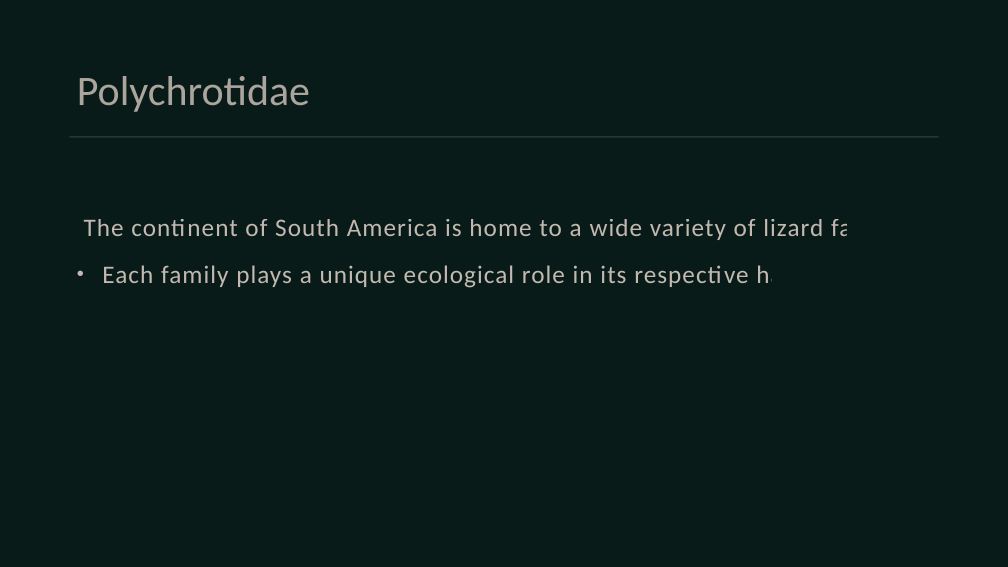
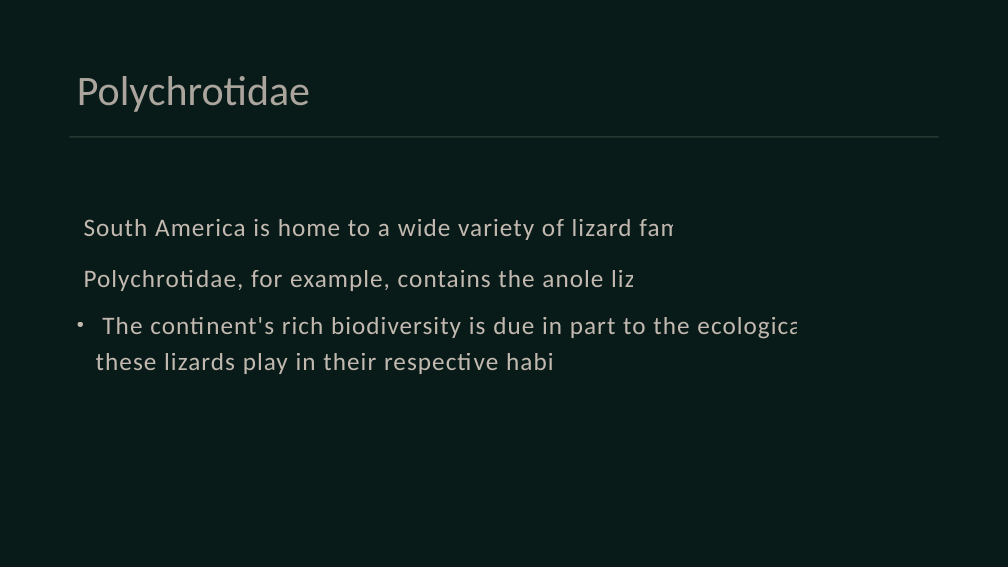
Before and after one commit to Rayaan-khan428/Research2Slides, a slide deck: slide 11 of pdfextraction/content/output/A Survey of South American Lizards Biodiversity and Ecological.pptx. Drawn at 1008x567 pixels with LibreOffice and Linux fonts; fonts in the diff are those of the drawing. Boxes give left, top, right and bottom in pixels: in the first picture for what was removed or moved away, otherwise in the second. Text is boxed around its words. In the diff, an @@ line names an element or a change of style, - is before the commit and + after.

```diff
--- a/pdfextraction/content/output/A Survey of South American Lizards Biodiversity and Ecological.pptx
+++ b/pdfextraction/content/output/A Survey of South American Lizards Biodiversity and Ecological.pptx
@@ text at [84, 219, 807, 374]: text changed @@
-• The continent of South America is home to a wide variety of lizard families.
-  Each family plays a unique ecological role in its respective habitat.
+• South America is home to a wide variety of lizard families.
+  Polychrotidae, for example, contains the anole lizards.
+  The continent's rich biodiversity is due in part to the ecological roles these lizards play in their respective habitats.
```
Also in this commit, not shown: 10 other slides changed, 3 slides added, 10 other files.
